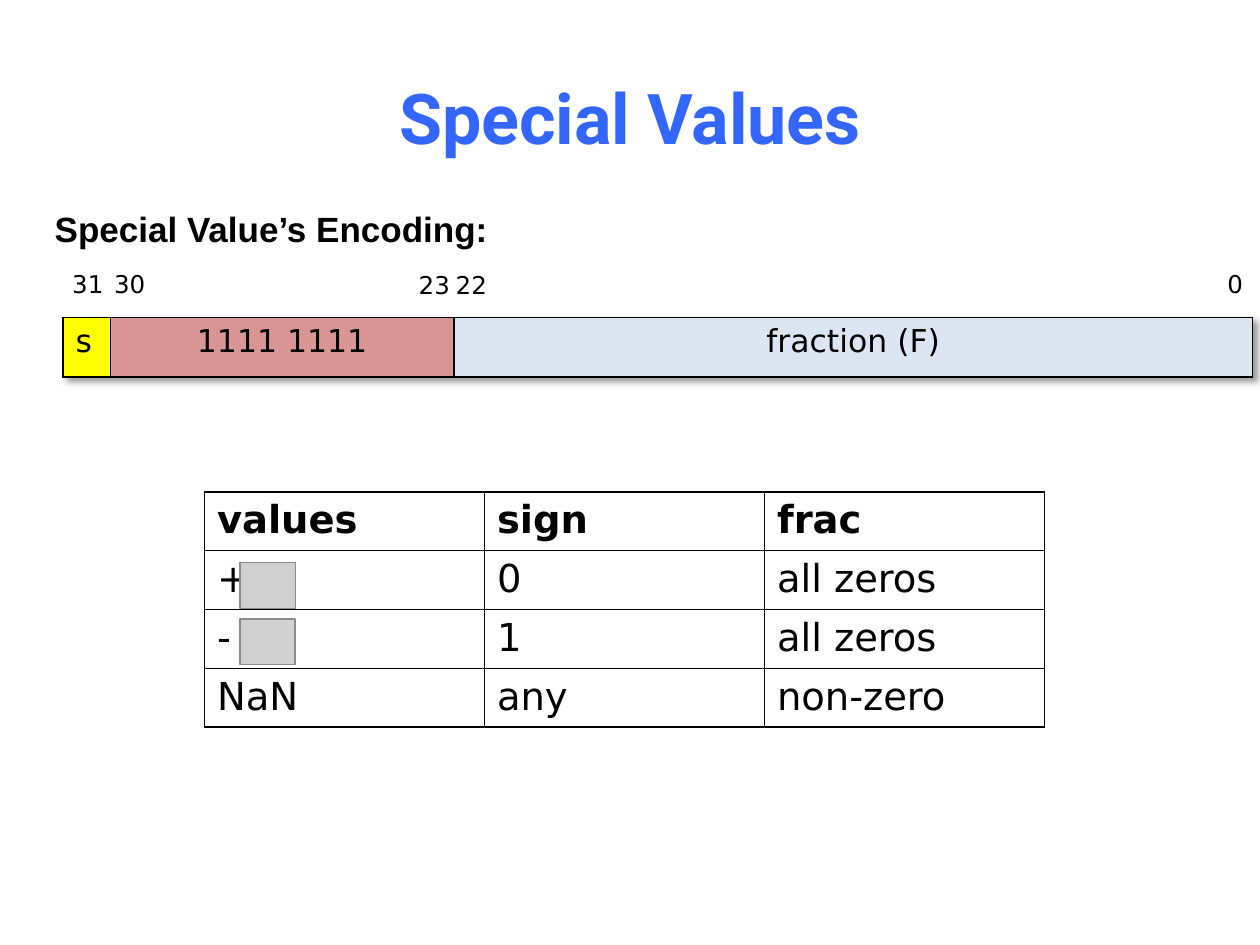
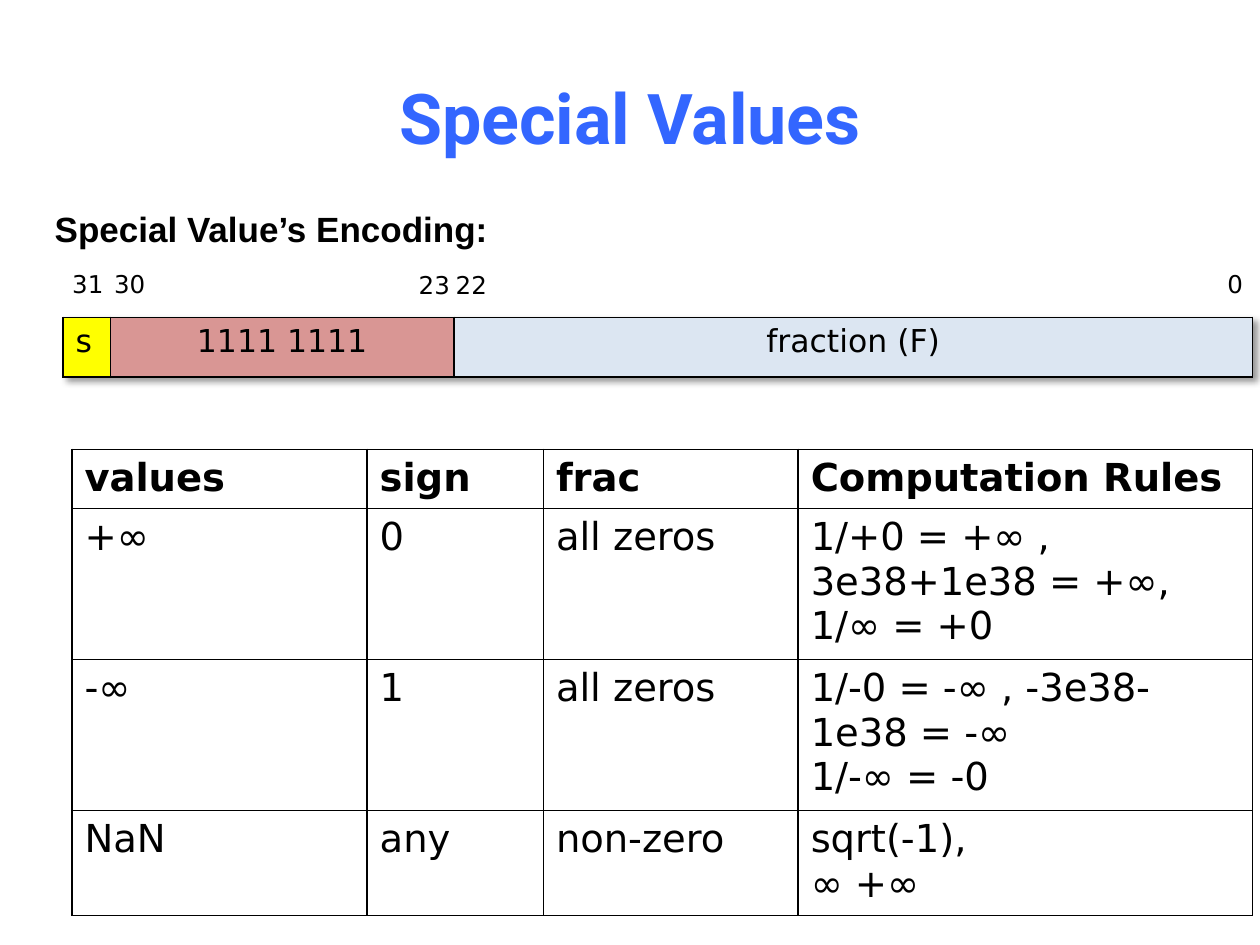
Before and after one commit to NYU-CSO/nyu-cso.github.io, a slide deck: slide 51 of notes/03-floats.pptx. Drawn at 1260x945 pixels with LibreOffice and Linux fonts; fonts in the diff are those of the drawing; grey boxes stand for pictures. Boxes give left, top, right and bottom in pixels: in the first picture for what was removed or moved away, otherwise in the second. Text is boxed around its words. In the diff, an @@ line names an element or a change of style, - is before the commit and + after.

```diff
--- a/notes/03-floats.pptx
+++ b/notes/03-floats.pptx
@@ table at [72,450,1252,916] @@
-column 1, row 2: +
+column 1, row 2: +∞
-column 1, row 3: -
+column 1, row 3: -∞
+column 4: Computation Rules | 1/+0 = +∞ , 3e38+1e38 = +∞, / 1/∞ = +0 | 1/-0 = -∞ , -3e38-1e38 = -∞ / 1/-∞ = -0 | sqrt(-1), / ∞ +∞
@@ table: place and size @@
-table at [204,491,1043,727]
+table at [72,450,1252,916]
@@ picture removed at [241,562,296,607] @@
@@ picture removed at [239,619,295,664] @@
```
Also in this commit, not shown: 4 other slides changed, 3 slides added, 1 other file.
